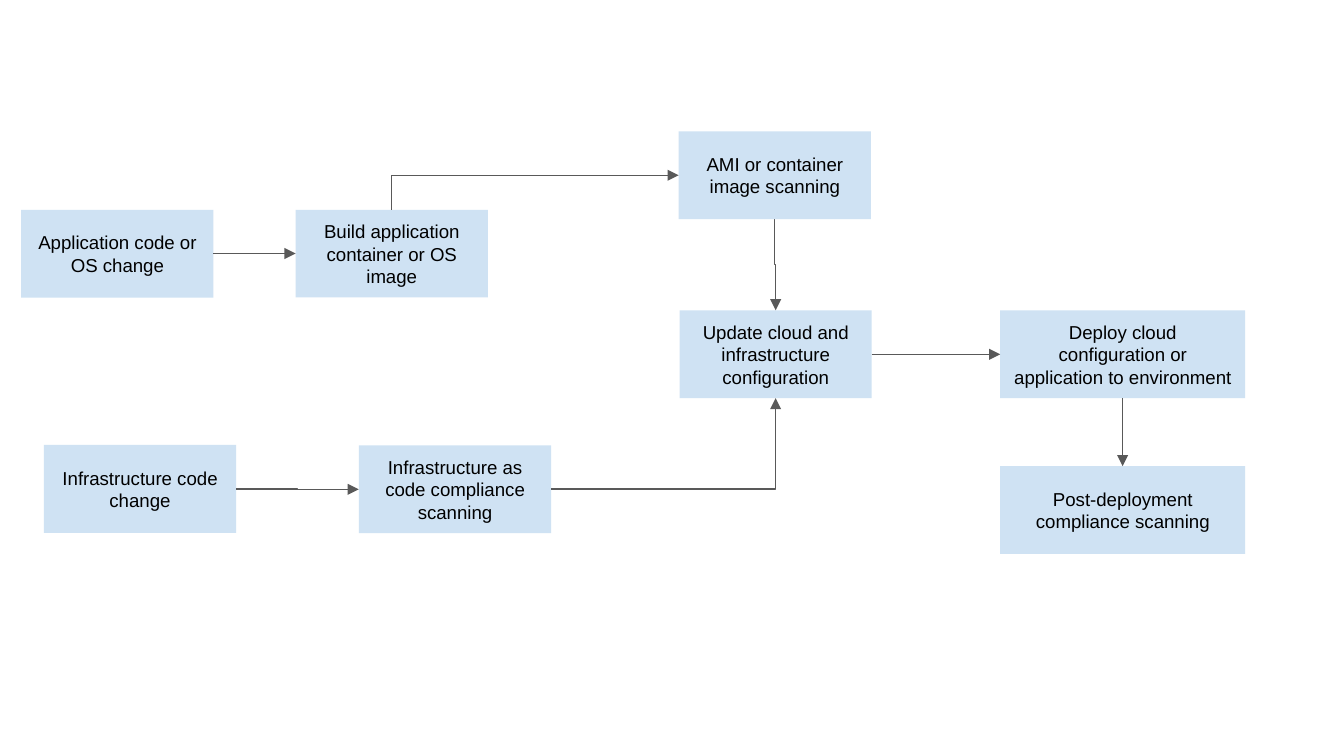
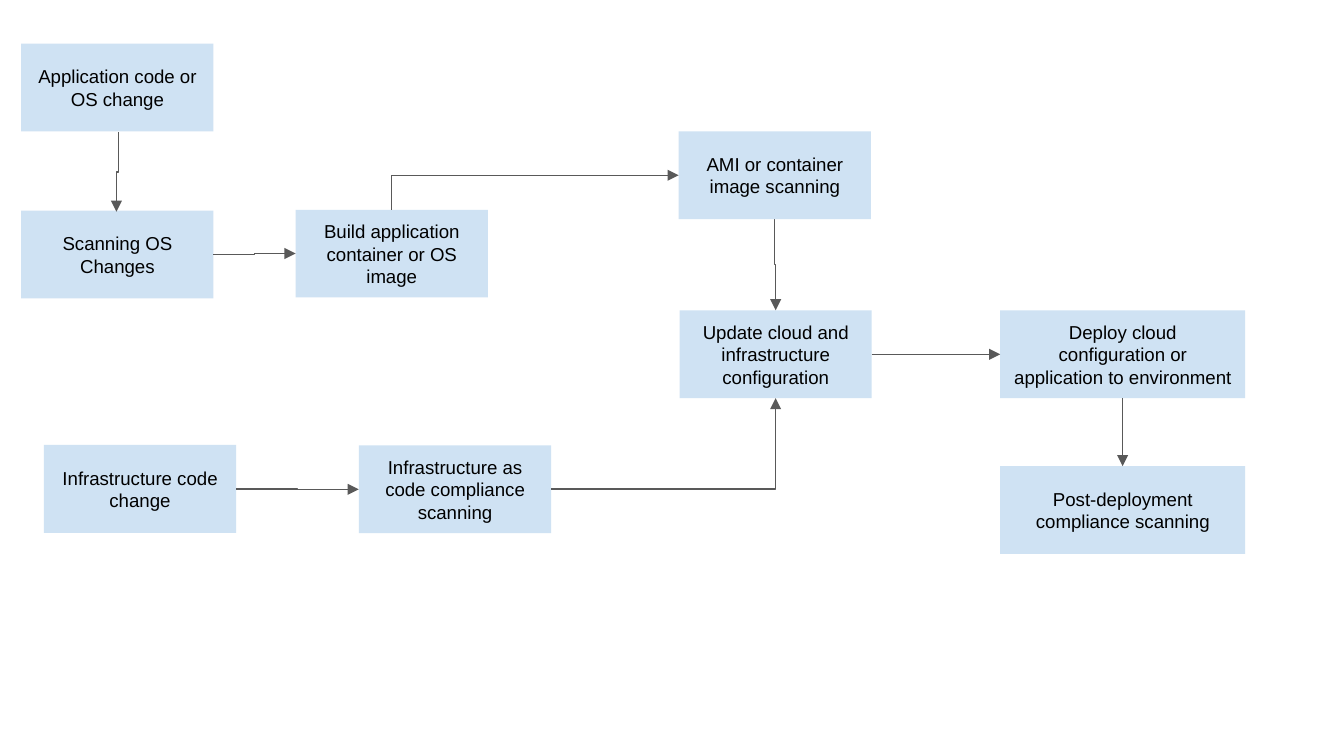
Before and after one commit to shihao-wen/nd063-c3-design-for-security-project-starter, a slide deck: slide 1 of starter/DevOpsPipeline.pptx. Drawn at 1344x756 pixels with LibreOffice and Linux fonts; fonts in the diff are those of the drawing. Boxes give left, top, right and bottom in pixels: in the first picture for what was removed or moved away, otherwise in the second. Text is boxed around its words. In the diff, an @@ line names an element or a change of style, - is before the commit and + after.

```diff
--- a/starter/DevOpsPipeline.pptx
+++ b/starter/DevOpsPipeline.pptx
@@ rectangle "Application code or OS change": place and size @@
-rectangle "Application code or OS change" at [22,210,214,297]
+rectangle "Application code or OS change" at [22,43,214,130]
@@ elbow arrow added from (118, 132) to (117, 212), #595959 0.75 pt @@
@@ rectangle added at [22,211,214,298], fill #CFE2F3, 10 pt, text #000000 @@
+Scanning OS Changes
```
Also in this commit, not shown: 2 other files.
